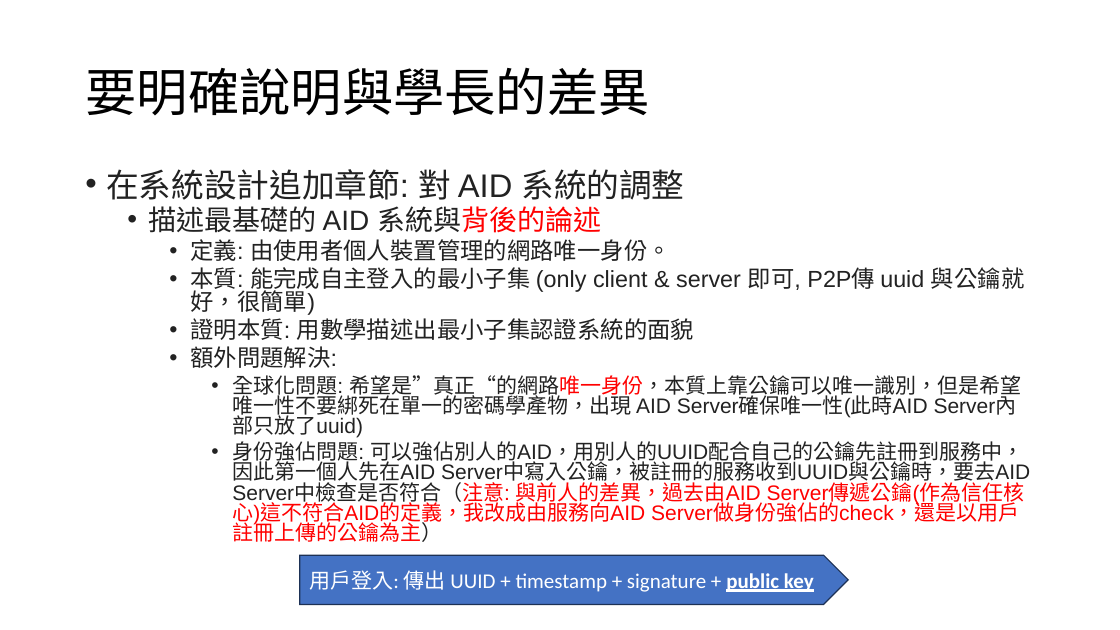
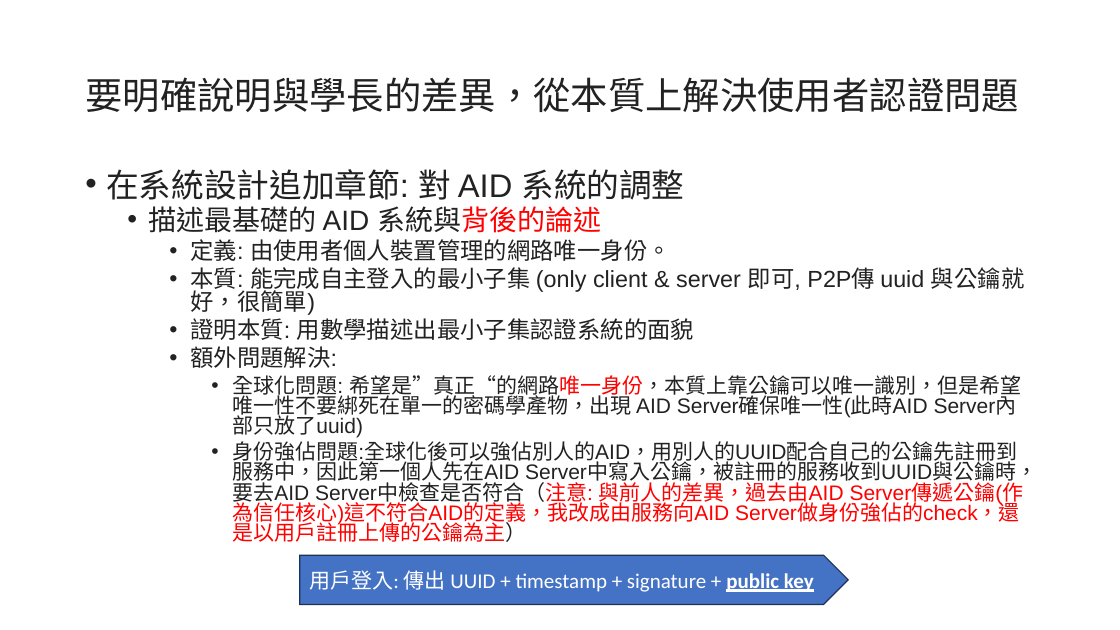
Before and after one commit to leon123858/aid-paper, a slide deck: slide 7 of docs/口試後修改.pptx. Drawn at 1120x630 pixels with LibreOffice and Linux fonts; fonts in the diff are those of the drawing. Boxes give left, top, right and bottom in pixels: in the first picture for what was removed or moved away, otherwise in the second. Text is boxed around its words. In the diff, an @@ line names an element or a change of style, - is before the commit and + after.

Commit message:
update

```diff
--- a/docs/口試後修改.pptx
+++ b/docs/口試後修改.pptx
@@ title at box(85, 77, 1019, 112): text changed; size 44 to 32 pt; font Calibri to Arial; text colour #000000 to #222222 @@
-要明確說明與學長的差異
+  要明確說明與學長的差異，從本質上解決使用者認證問題
@@ text at box(232, 441, 1037, 542): text changed @@
-      • 身份強佔問題: 可以強佔別人的AID，用別人的UUID配合自己的公鑰先註冊到服務中，因此第一個人先在AID Server中寫入公鑰，被註冊的服務收到UUID與公鑰時，要去AID Server中檢查是否符合（注意: 與前人的差異，過去由AID Server傳遞公鑰(作為信任核心)這不符合AID的定義，我改成由服務向AID Server做身份強佔的check，還是以用戶註冊上傳的公鑰為主）
+      • 身份強佔問題:全球化後可以強佔別人的AID，用別人的UUID配合自己的公鑰先註冊到服務中，因此第一個人先在AID Server中寫入公鑰，被註冊的服務收到UUID與公鑰時，要去AID Server中檢查是否符合（注意: 與前人的差異，過去由AID Server傳遞公鑰(作為信任核心)這不符合AID的定義，我改成由服務向AID Server做身份強佔的check，還是以用戶註冊上傳的公鑰為主）
```
Also in this commit, not shown: 3 other slides changed, 5 slides added.
